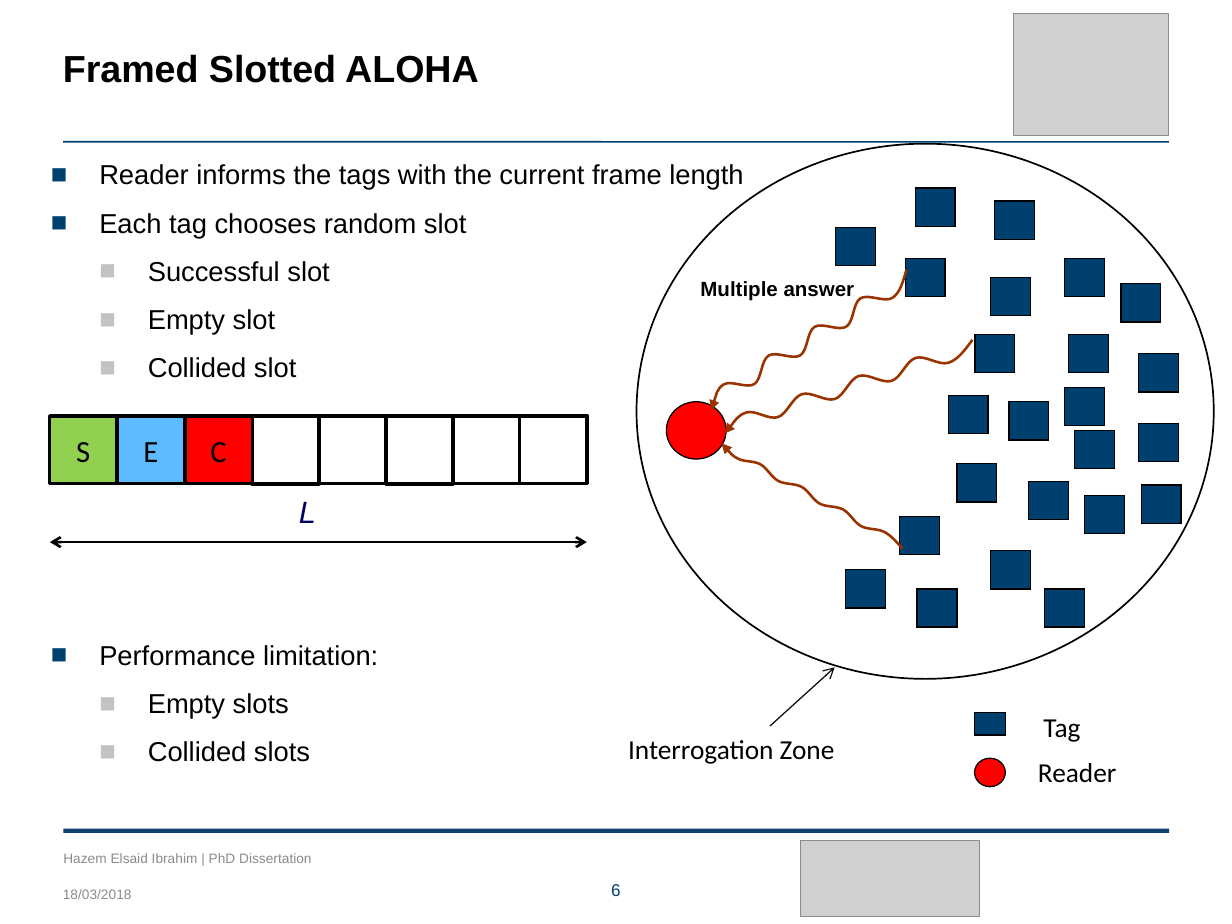
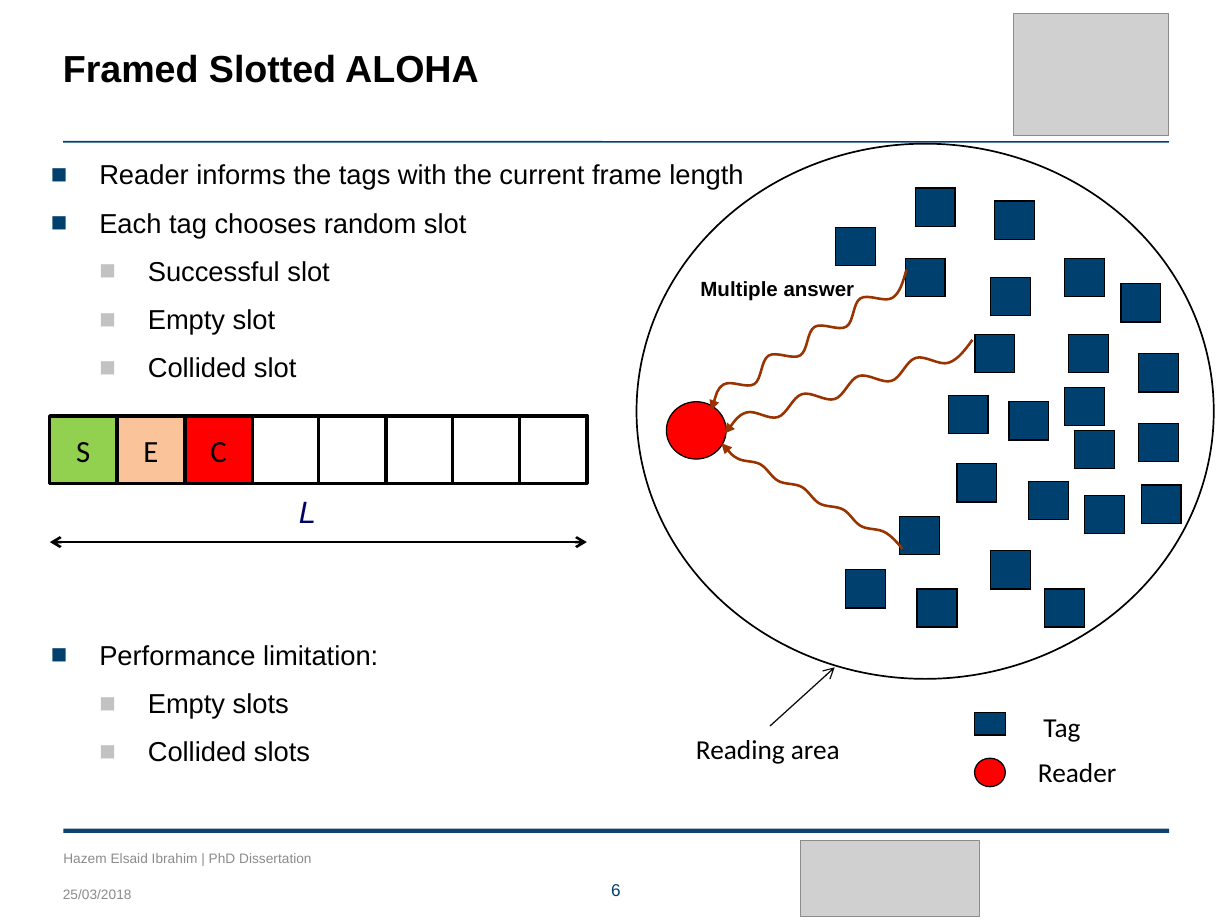
Before and after one commit to HazemAAhmed/Thesis, a slide deck: slide 6 of Final_presentation/Hazem_presentation.pptx. Drawn at 1232x924 pixels with LibreOffice and Linux fonts; fonts in the diff are those of the drawing; grey boxes stand for pictures; background and template pictures are left out. Boxes give left, top, right and bottom in pixels: in the first picture for what was removed or moved away, otherwise in the second. Text is boxed around its words. In the diff, an @@ line names an element or a change of style, - is before the commit and + after.

```diff
--- a/Final_presentation/Hazem_presentation.pptx
+++ b/Final_presentation/Hazem_presentation.pptx
@@ rectangle "E" at bbox=[117, 416, 185, 484]: fill #5FBBFF to #FBC399 @@
@@ text removed at bbox=[628, 740, 835, 764] @@
-Interrogation Zone
@@ text added at bbox=[696, 740, 840, 764], 16 pt, text #000000 @@
+Reading area
@@ text at bbox=[63, 889, 132, 899]: text changed @@
-18/03/2018
+25/03/2018
```
Also in this commit, not shown: 33 other slides changed, 13 slides added, 6 other files.
